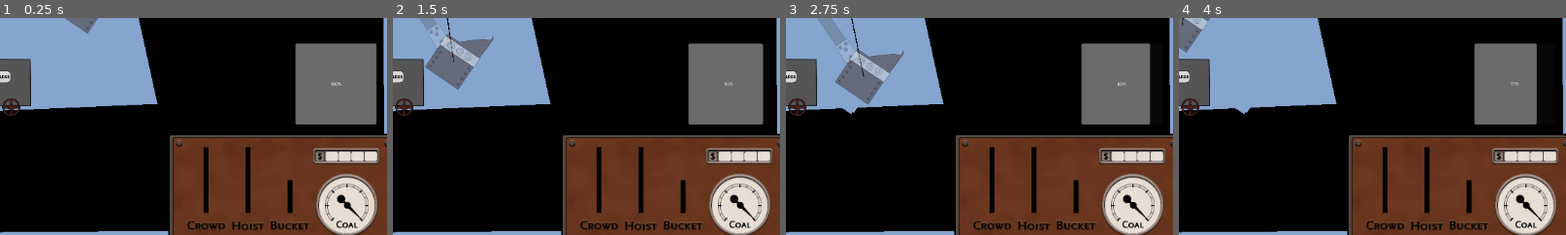
Above: before the commit, frames 1-4 (left to right).
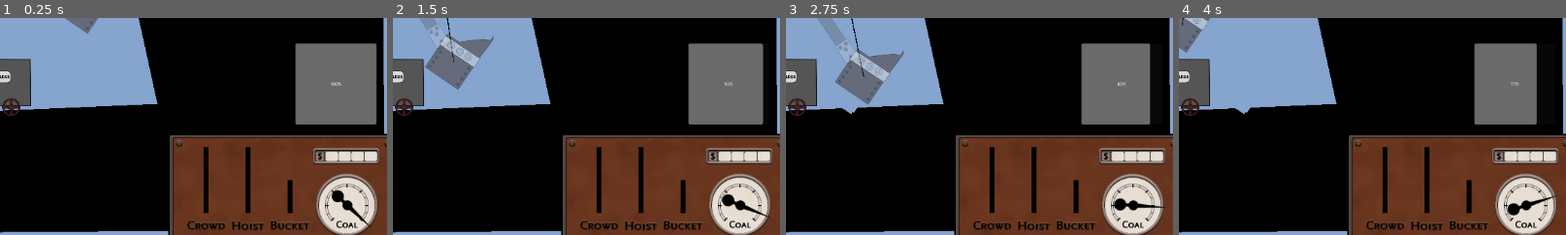
Above: after the commit, the same moments.

Repository: Lobbsterwaffles/Steam-Shov
Game: Godot game, scene res://jonly.tscn
Two runs of this game, one before a commit and one after it. Both use one fixed random seed, a clock stepped at 60 frames per second and the inputs below.
Inputs:
- Up to frame 1 (0.25 s): no input
- Up to frame 2 (1.5 s): hold Q (hoist_up) 0.53-1.28 s; hold A (crowd_in) 0.53-1.28 s; tap Space at 0.77 s; tap S (crowd_out) at 1.35 s
- Up to frame 3 (2.75 s): tap Space at 1.52 s; hold Q (hoist_up) from 2.03 s (still down); hold C from 2.03 s (still down)
- Up to frame 4 (4 s): release C at 2.78 s; tap T at 2.85 s; tap Space at 3.02, 3.77 s; release Q (hoist_up) at 3.53 s; hold B from 3.53 s (still down)
The pictures show only the part of the screen within x 49-99%, y 47-97%; the shares and areas given below are measured in that part.

The runs differ from the first frame. In frame 1, 0.3% of the frame differs, in the area x 85-96%, y 79-97%; in frame 2, 0.4%; in frame 3, 0.4%; in frame 4, 0.4%, in the area x 84-98%, y 81-94%.

Commit message:
coalgauge

Diff:
--- a/jonly.tscn
+++ b/jonly.tscn
@@ -217,6 +217,11 @@
 angular_damp = 50.563
 script = ExtResource("2_gna47")
 sheave = NodePath("../../w")
+myradius = null
+side = null
+engine_speed = null
+clutch_force = null
+brake_force = null
 clutch_press_curve = SubResource("Curve_pu31i")
 brake_press_curve = SubResource("Curve_xlmbs")
 clutch_release_curve = SubResource("Curve_1wo7n")
@@ -351,9 +356,10 @@
 offset_right = 2974.7307
 offset_bottom = 624.3032
 
-[node name="Sprite2D" type="Sprite2D" parent="HUD" unique_id=1943324019]
+[node name="coal_gauge_needle" type="Sprite2D" parent="HUD" unique_id=1943324019]
+unique_name_in_owner = true
 position = Vector2(324.7864, 129.91454)
-scale = Vector2(0.68, 0.68)
+rotation = -0.029670598
 texture = ExtResource("22_pwk5d")
 centered = false
 offset = Vector2(-27.895, -28.185)
--- a/scooply.gd
+++ b/scooply.gd
@@ -42,7 +42,8 @@
 var j_brake := 0.0
 var j_total := 0.0
 
-var coal := 100.0
+var coal_capacity := 100.0
+var coal := coal_capacity
 var burning_coal := true
 var efficiency := .1
 
@@ -125,6 +126,7 @@
 
 	j_total = j_clutch + j_brake
 
+	# bullshit hack force intended to simulate bottom-heaviness
 	state.apply_force(Vector2(0, 100), Vector2(0, 40))
 
 	if j_total > 0.0:
@@ -166,6 +168,12 @@
 	x += 10.0
 
 
+func update_coal_gauge():
+	const rotation_empty := deg_to_rad(-266.0)
+	const rotation_full := deg_to_rad(-1)
+	# %coal_gauge_needle.rotation = lerp_angle(rotation_empty, rotation_full, coal / coal_capacity)
+	%coal_gauge_needle.rotation = lerpf(rotation_empty, rotation_full, coal / coal_capacity)
+
 func _fuel(dt) -> void:
 	%CoalBar.value = coal
 	print("coal: ", coal)
@@ -178,3 +186,4 @@
 
 	if burning_coal:
 		coal -= dt * 1/efficiency
+		update_coal_gauge()
